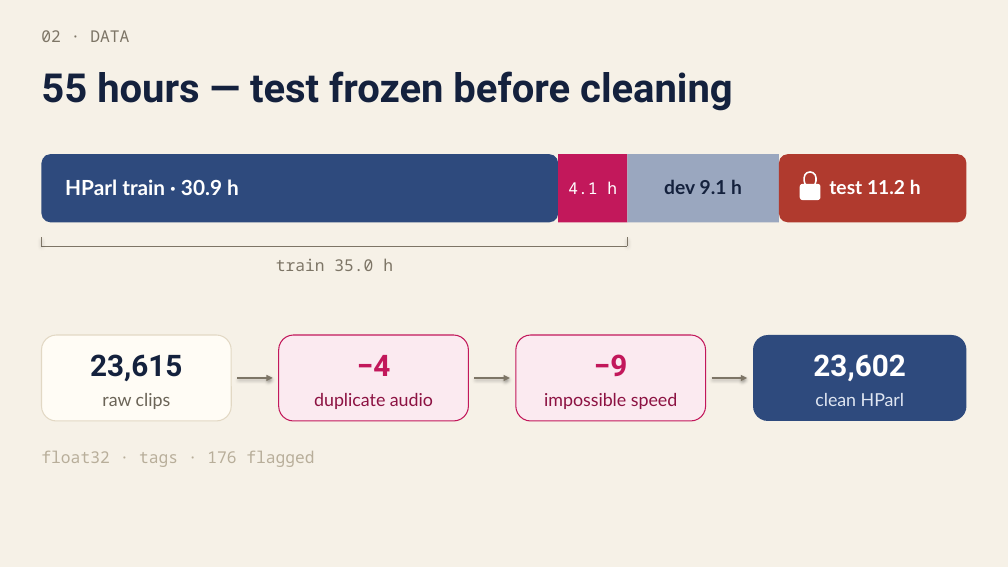
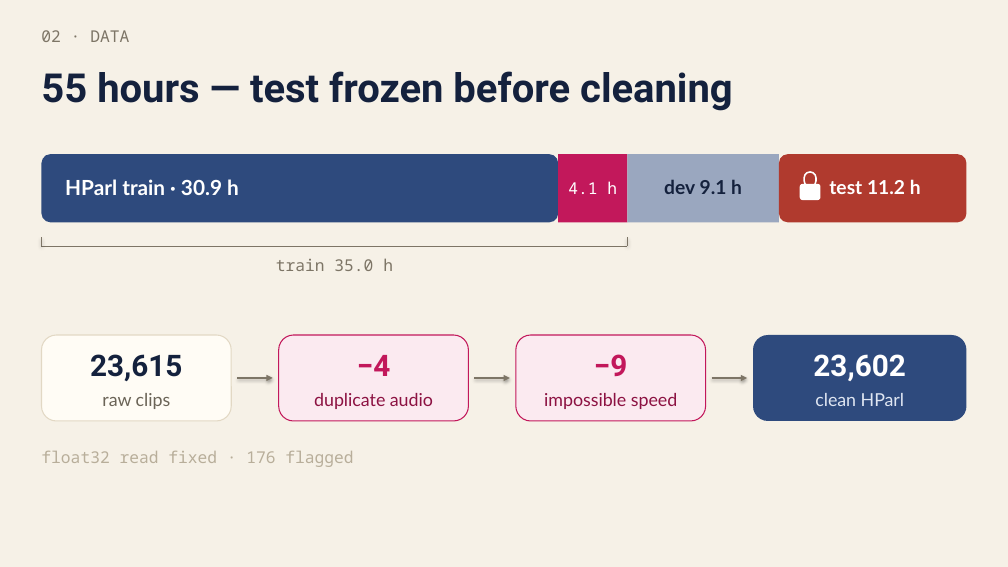
Before and after one commit to kaanksn1/greek-parliamentary-asr, a slide deck: slide 2 of presentation/greek_parliamentary_asr.pptx. Drawn at 1008x567 pixels with LibreOffice and Linux fonts; fonts in the diff are those of the drawing. Boxes give left, top, right and bottom in pixels: in the first picture for what was removed or moved away, otherwise in the second. Text is boxed around its words. In the diff, an @@ line names an element or a change of style, - is before the commit and + after.

```diff
--- a/presentation/greek_parliamentary_asr.pptx
+++ b/presentation/greek_parliamentary_asr.pptx
@@ text at (x1=41, y1=451, x2=353, y2=467): text changed @@
-float32 · tags · 176 flagged
+float32 read fixed · 176 flagged
```
Also in this commit, not shown: 4 other slides changed, 3 other files.
